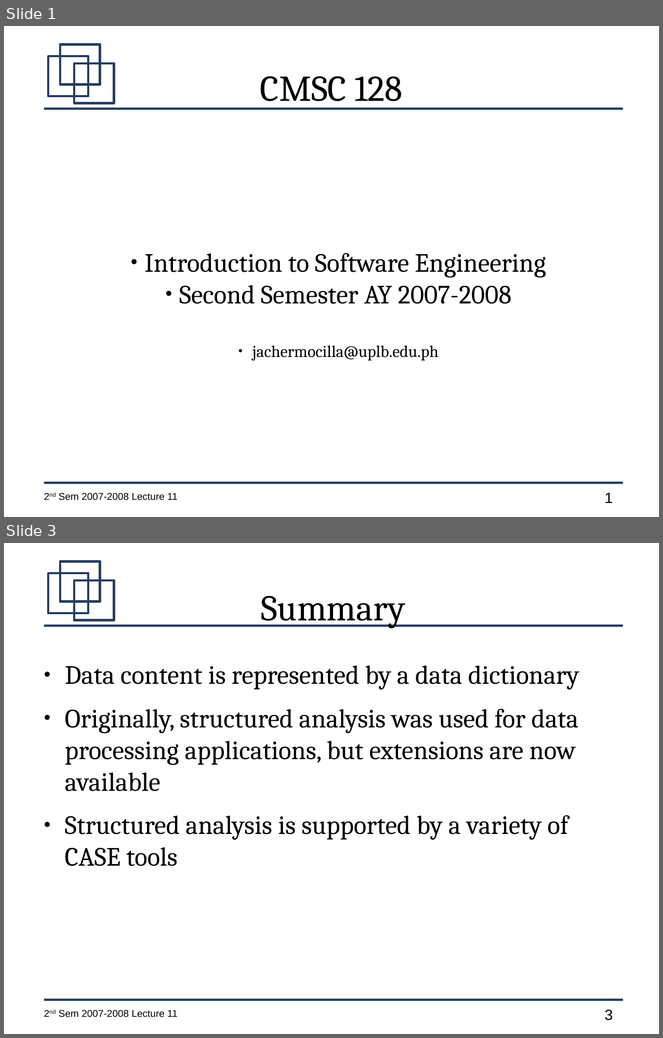
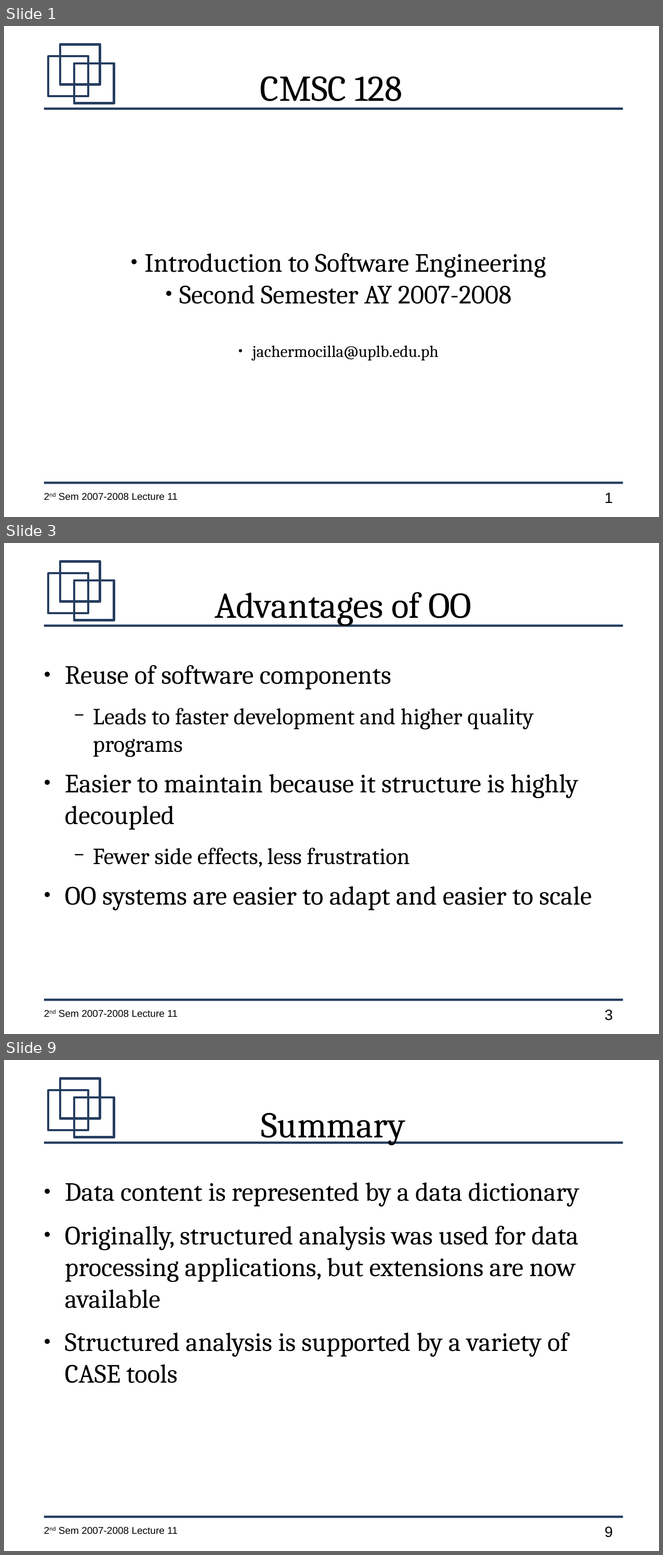
Before and after one commit to jachermocilla/jach-homepage, a slide deck: CMSC128-2nd-Sem-2007-L11.odp. Shown one above the other, each under a label of ours: slides 1 and 3 before the commit, slides 1, 3 and 9 after it; the slides between them are not shown. The pictures are 663x1038 and 663x1555 pixels, drawn with LibreOffice and Linux fonts; fonts in the diff are those of the drawing. Boxes give left, top, right and bottom in pixels: in the first picture for what was removed or moved away, otherwise in the second. Text is boxed around its words. In the diff, an @@ line names an element or a change of style, - is before the commit and + after.

```diff
--- a/CMSC128-2nd-Sem-2007-L11.odp
+++ b/CMSC128-2nd-Sem-2007-L11.odp
@@ slide 3 added at [4,543,659,1034], background #FFFFFF; not listed: 7 template elements that a slide beside it also shows @@
@@ title added at [215,592,472,626], 44 pt, text #000000 @@
+Advantages of OO
@@ text added at [65,665,592,911], 32 pt, text #000000 @@
+● Reuse of software components
+  − Leads to faster development and higher quality programs
+● Easier to maintain because it structure is highly decoupled
+  − Fewer side effects, less frustration
+● OO systems are easier to adapt and easier to scale
@@ what was slide 3 is now slide 9 @@
@@ page number at [605,1527,613,1538]: text changed @@
-3
+9
```
Also in this commit, not shown: 6 other slides added, 1 slide removed.
